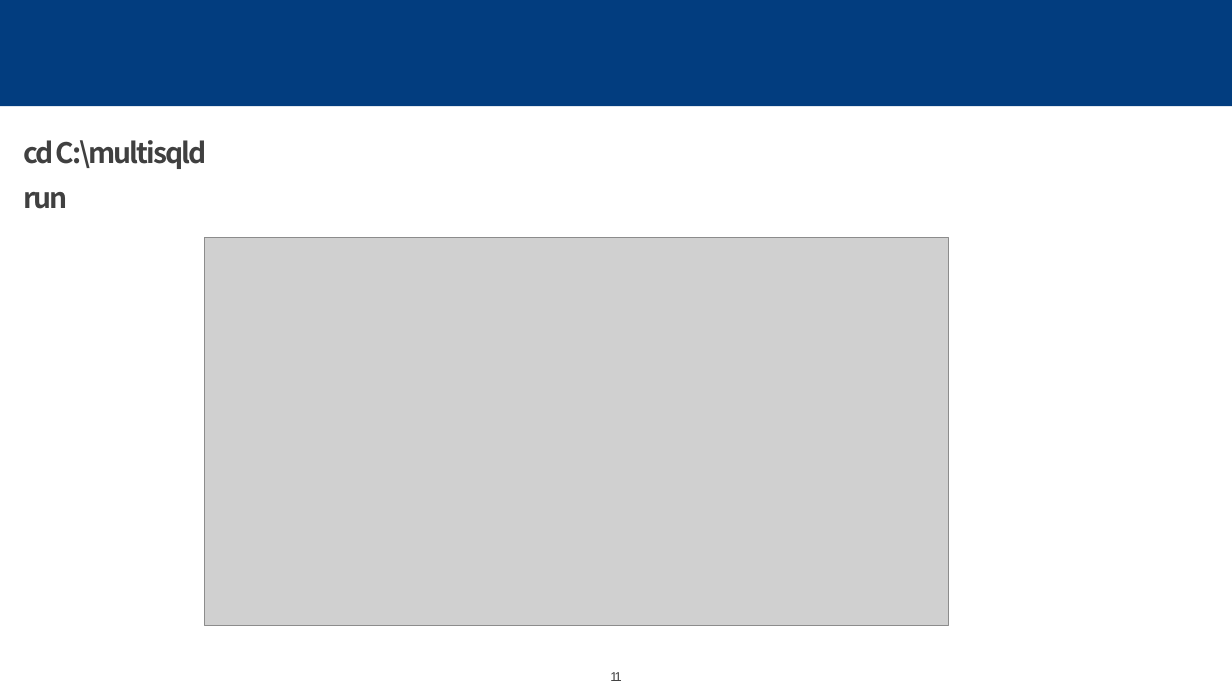
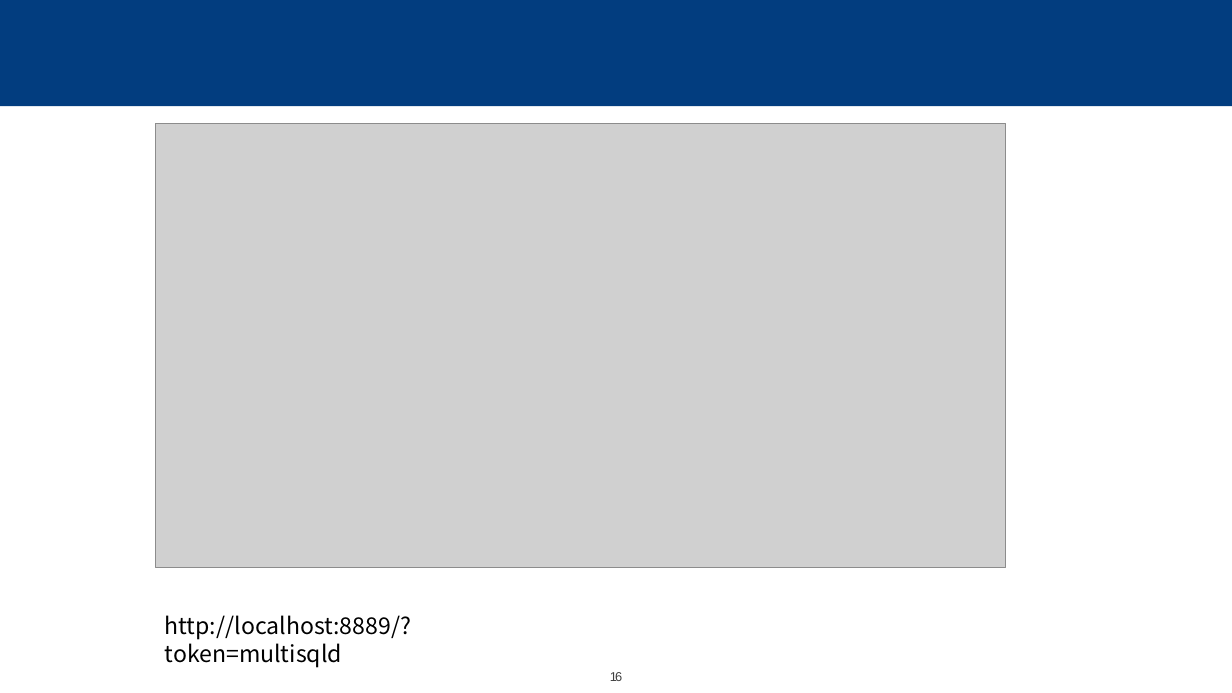
Before and after one commit to sunkusun9/SQLD_2508, a slide deck: slide 16 of SQLD 실습 환경 구축.pptx (slide 11 before the commit). Drawn at 1232x693 pixels with LibreOffice and Linux fonts; fonts in the diff are those of the drawing; grey boxes stand for pictures; background and template pictures are left out. Boxes give left, top, right and bottom in pixels: in the first picture for what was removed or moved away, otherwise in the second. Text is boxed around its words. In the diff, an @@ line names an element or a change of style, - is before the commit and + after.

```diff
--- a/SQLD 실습 환경 구축.pptx
+++ b/SQLD 실습 환경 구축.pptx
@@ text removed at [23,140,207,209] @@
-cd C:\multisqld
-run
@@ picture: place and size @@
-picture at [204,238,948,626]
+picture at [155,124,1006,568]
@@ text added at [165,615,412,668], 18 pt, text #000000 @@
+http://localhost:8889/?token=multisqld
@@ page number at [610,672,622,681]: text changed @@
-11
+16
```
Also in this commit, not shown: 4 other slides changed, 7 slides added, 2 slides removed, 3 other files.
